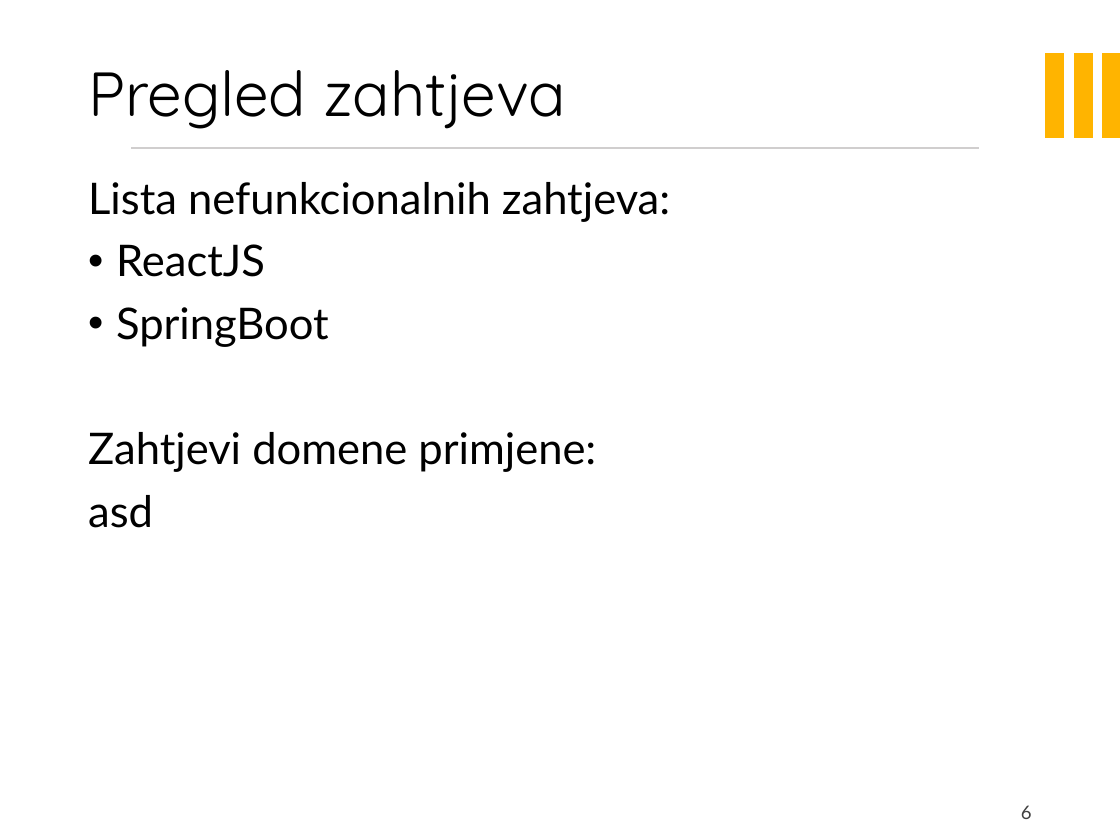
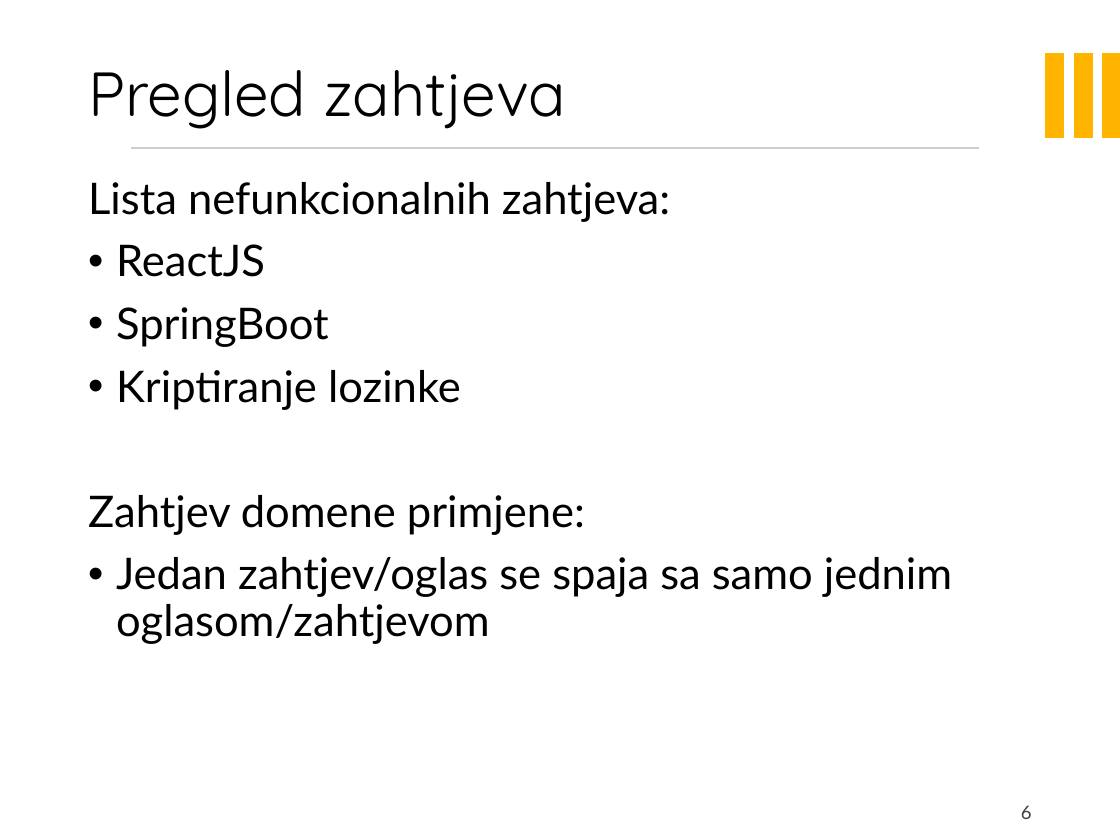
Before and after one commit to sleko01/cuvari-pasa, a slide deck: slide 6 of PrezentacijaProjekata.pptx. Drawn at 1120x840 pixels with LibreOffice and Linux fonts; fonts in the diff are those of the drawing; background and template pictures are left out. Boxes give left, top, right and bottom in pixels: in the first picture for what was removed or moved away, otherwise in the second. Text is boxed around its words. In the diff, an @@ line names an element or a change of style, - is before the commit and + after.

```diff
--- a/PrezentacijaProjekata.pptx
+++ b/PrezentacijaProjekata.pptx
@@ text at (x1=88, y1=370, x2=952, y2=644): text changed @@
-Zahtjevi domene primjene:
-asd
+• Kriptiranje lozinke
+Zahtjev domene primjene:
+• Jedan zahtjev/oglas se spaja sa samo jednim oglasom/zahtjevom
```
Also in this commit, not shown: 2 other slides changed, 2 slides added, 1 slide removed.
